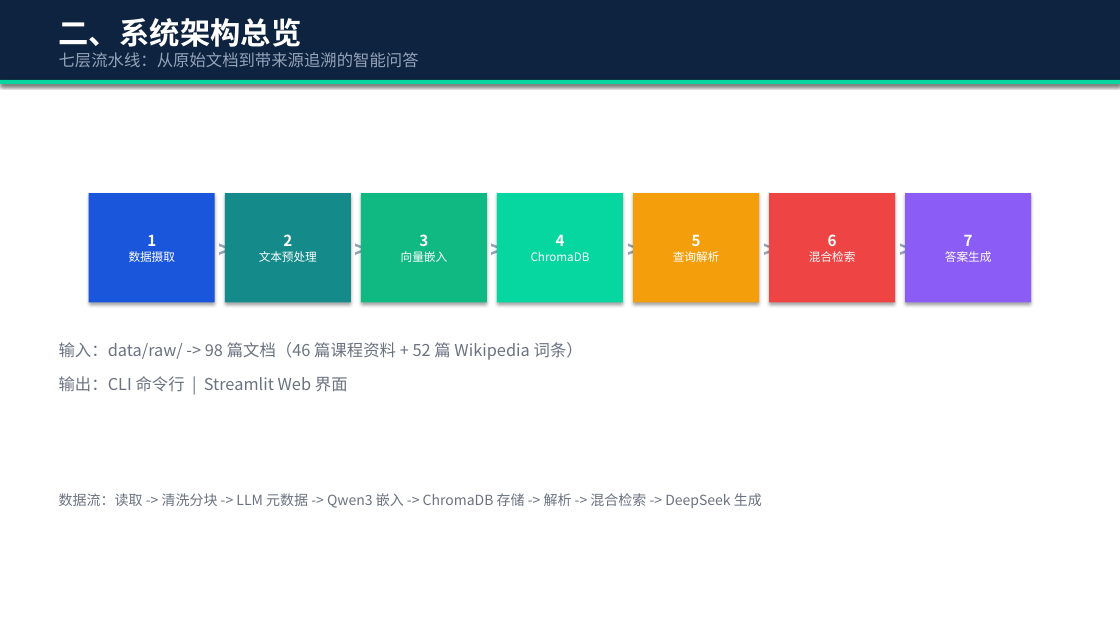
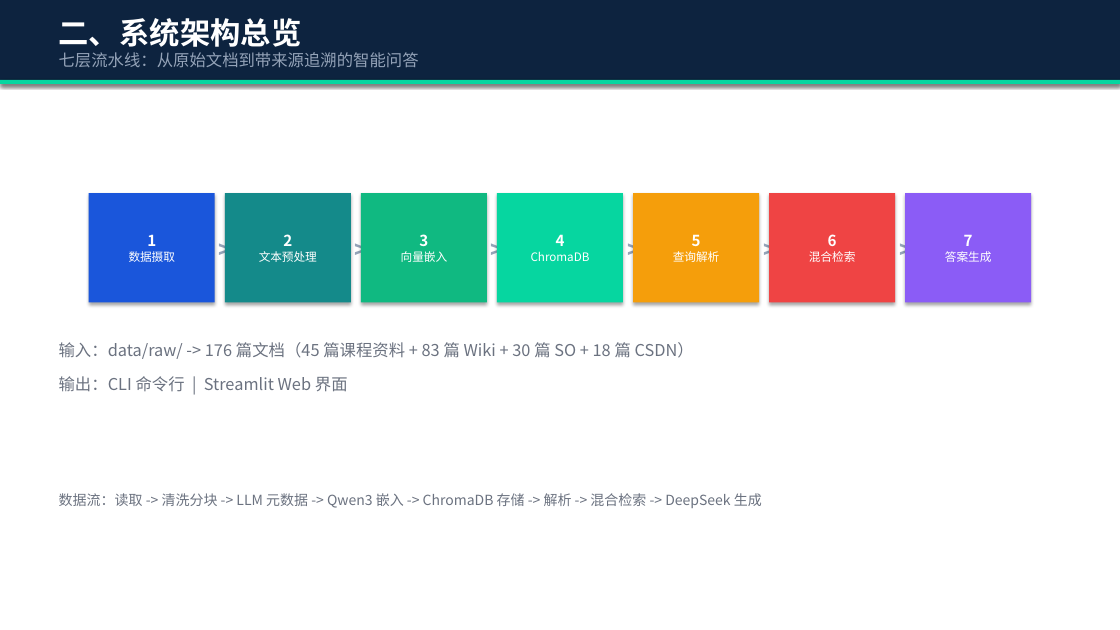
Before and after one commit to liwe123/Date-Analysis-Fanal-Exem, a slide deck: slide 4 of final exam2/BigData_RAG_答辩演示.pptx. Drawn at 1120x630 pixels with LibreOffice and Linux fonts; fonts in the diff are those of the drawing. Boxes give left, top, right and bottom in pixels: in the first picture for what was removed or moved away, otherwise in the second. Text is boxed around its words. In the diff, an @@ line names an element or a change of style, - is before the commit and + after.

Commit message:
docs: 更新答辩演示 PPT 并加入全新团队分工汇报页
1. create_pptx.py: 全面校正 RAG 项目运行数据（176 篇文档、~450+ 分块、68 个单测），新增全新的第九张幻灯片'团队分工与板块技术汇报'，并扩容目录页。
2. BigData_RAG_答辩演示.pptx: 基于更新后的 python 脚本重新渲染生成。
3. requirements.txt: 追加 python-pptx>=0.6.21 依赖以确保依赖链完整健壮。

```diff
--- a/final exam2/BigData_RAG_答辩演示.pptx
+++ b/final exam2/BigData_RAG_答辩演示.pptx
@@ text at bbox=[59, 342, 694, 359]: text changed @@
-输入：data/raw/ -> 98 篇文档（46 篇课程资料 + 52 篇 Wikipedia 词条）
+输入：data/raw/ -> 176 篇文档（45 篇课程资料 + 83 篇 Wiki + 30 篇 SO + 18 篇 CSDN）
```
Also in this commit, not shown: 8 other slides changed, 1 slide added, 2 other files.
